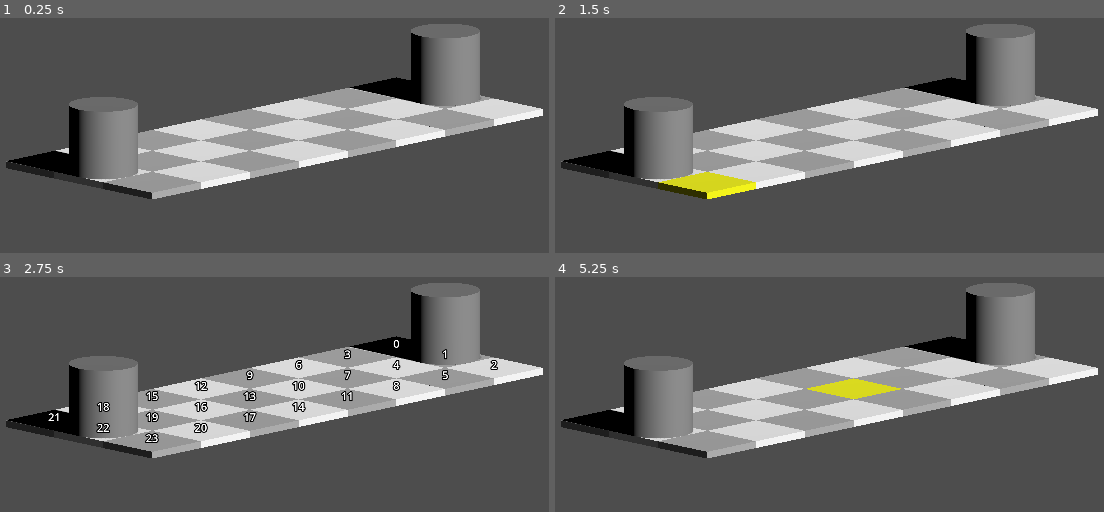
Above: before the commit, frames 1-4 (two rows, left to right).
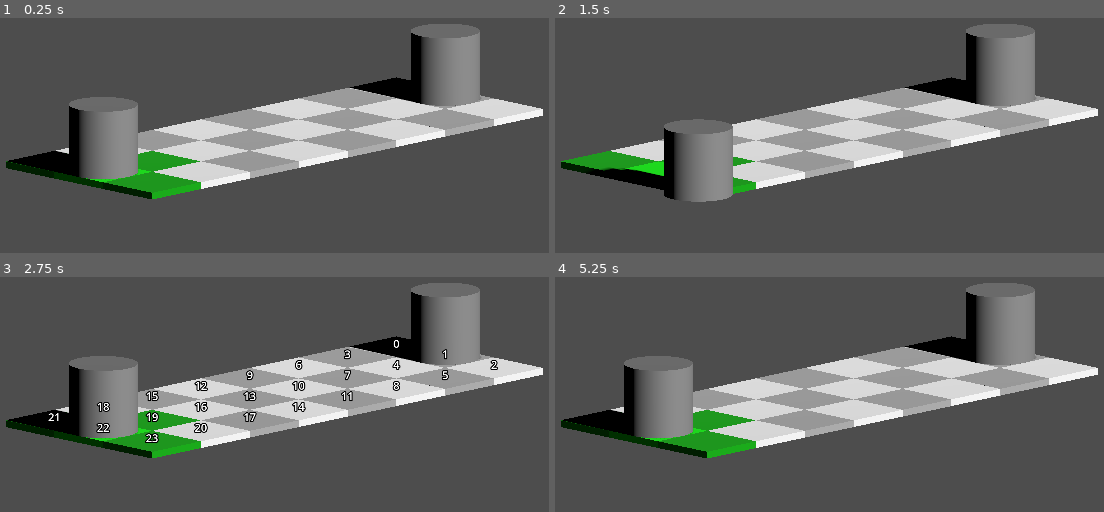
Above: after the commit, the same moments.

Repository: bejado/3d-platformer-tactics
Game: Godot game, scene res://main.tscn
Two runs of this game, one before a commit and one after it. Both use one fixed random seed, a clock stepped at 60 frames per second and the inputs below.
Inputs (mouse positions are in pixels of both pictures, inside the frame that each line leads up to):
- Up to frame 1 (0.25 s): no input
- Up to frame 2 (1.5 s): tap Enter at 0.5 s; move the mouse to (1005, 112) at 0.52 s; hold D 0.53-1.25 s; click (1005, 112) at 0.67 s; tap Space at 1.25 s; drag from (670, 156) to (791, 224) at 1.27 s
- Up to frame 3 (2.75 s): move the mouse to (356, 295) at 2.02 s; hold D from 2.03 s (still down); click (356, 295) at 2.17 s
- Up to frame 4 (5.25 s): release D at 2.75 s; tap Enter at 2.75, 4.25 s; drag from (791, 483) to (587, 326) at 2.77 s; tap Space at 3.5, 5 s; move the mouse to (1071, 460) at 3.52 s; click (1071, 460) at 3.67 s; drag from (587, 326) to (708, 281) at 4.27 s; move the mouse to (867, 394) at 5.02 s; click (867, 394) at 5.17 s

The runs differ from the first frame. In frame 1, 2.5% of the frame differs, in the area x 1-37%, y 56-78%; in frame 2, 7.5%, in the area x 1-37%, y 33-79%; in frame 3, 2.4%; in frame 4, 3.3%.

Commit message:
Add movement range

Diff:
--- a/Champion.gd
+++ b/Champion.gd
@@ -1,12 +1,17 @@
 extends MeshInstance3D
 
 @export var can_be_dragged: bool = true
+@export var cell_position: int = 0:
+	set(cp):
+		var col = cp % 3
+		var row = cp / 3
+		global_position = Vector3(-1 + col, 0.6, -3.5 + row)
+		cell_position = cp
 
 var is_dragging: bool = false
 var drag_offset: Vector3
 var original_position: Vector3
 var collision_body: StaticBody3D
-var cell_position: int = 22
 
 func _ready() -> void:
 	# Add to champion group for easy identification
--- a/GridSpawner.gd
+++ b/GridSpawner.gd
@@ -26,6 +26,63 @@
 
 var debug_labels: Array[Label3D] = []
 var currently_hovered_cell: StaticBody3D = null
+var grid_cells: Array[StaticBody3D] = []
+var cells_in_movement_range: Array[int] = []
+var is_showing_movement_range: bool = false
+
+func _cell_index_to_row_col(cell_index: int) -> Vector2i:
+	return Vector2i(cell_index / cols, cell_index % cols)
+
+func _row_col_to_cell_index(row: int, col: int) -> int:
+	return row * cols + col
+
+func _is_cell_in_bounds(row: int, col: int) -> bool:
+	return row >= 0 and row < rows and col >= 0 and col < cols
+
+func show_movement_range(cell_index: int) -> void:
+	hide_movement_range()
+
+	# Validate cell index
+	if cell_index < 0 or cell_index >= grid_cells.size():
+		print("Invalid cell index: ", cell_index)
+		return
+
+	# Set movement range mode
+	is_showing_movement_range = true
+
+	var rc = _cell_index_to_row_col(cell_index)
+
+	var cells = [
+		Vector2i(rc.x, rc.y),
+		Vector2i(rc.x + 1, rc.y),
+		Vector2i(rc.x - 1, rc.y),
+		Vector2i(rc.x, rc.y + 1),
+		Vector2i(rc.x, rc.y - 1)
+	]
+
+	for cell in cells:
+		if _is_cell_in_bounds(cell.x, cell.y):
+			var i = _row_col_to_cell_index(cell.x, cell.y)
+			cells_in_movement_range.append(i)
+
+			# Get the target cell
+			var target_cell = grid_cells[i]
+			var mesh_instance = target_cell.get_meta("mesh_instance")
+			var movement_material = target_cell.get_meta("movement_material")
+
+			# Apply movement range material
+			mesh_instance.material_override = movement_material
+
+func hide_movement_range() -> void:
+	# Clear movement range tracking
+	cells_in_movement_range.clear()
+	is_showing_movement_range = false
+
+	# Reset all cells to their original materials
+	for cell in grid_cells:
+		var mesh_instance = cell.get_meta("mesh_instance")
+		var original_material = cell.get_meta("original_material")
+		mesh_instance.material_override = original_material
 
 func _create_grid() -> void:
 	# Create one BoxMesh and share it across all children to save memory.
@@ -34,6 +91,7 @@
 
 	# Clear debug labels array
 	debug_labels.clear()
+	grid_cells.clear()
 
 	# Optional: clear previous children if you re-run this scene often
 	for child in get_children():
@@ -93,9 +151,29 @@
 			var hover_material := StandardMaterial3D.new()
 			hover_material.albedo_color = Color.YELLOW
 
+			# Create movement range material (green with checkerboard multiplier)
+			var movement_material := StandardMaterial3D.new()
+			if ((r + c) % 2) == 0:
+				# White cell - use full green
+				movement_material.albedo_color = Color.GREEN
+			else:
+				# Grey cell - use darker green (multiply with 0.7)
+				movement_material.albedo_color = Color(0, 0.7, 0)
+
+			# Create hover + movement range material (yellow on green)
+			var hover_movement_material := StandardMaterial3D.new()
+			if ((r + c) % 2) == 0:
+				# White cell - bright yellow on green
+				hover_movement_material.albedo_color = Color(1, 1, 0)  # Bright yellow
+			else:
+				# Grey cell - darker yellow on green
+				hover_movement_material.albedo_color = Color(0.7, 0.7, 0)  # Darker yellow
+
 			# Store materials as metadata for hover detection
 			static_body.set_meta("original_material", original_material)
 			static_body.set_meta("hover_material", hover_material)
+			static_body.set_meta("movement_material", movement_material)
+			static_body.set_meta("hover_movement_material", hover_movement_material)
 			static_body.set_meta("mesh_instance", mi)
 
 			# Connect mouse signals to StaticBody3D
@@ -106,6 +184,7 @@
 			static_body.set_meta("cell_index", i)
 
 			add_child(static_body)
+			grid_cells.append(static_body)
 			i += 1
 
 func _ready() -> void:
@@ -125,23 +204,56 @@
 			# If there's a currently hovered cell, emit the click signal
 			if currently_hovered_cell:
 				var cell_index = currently_hovered_cell.get_meta("cell_index")
-				cell_clicked.emit(cell_index)
+
+				# If showing movement range, only allow clicks on movement range cells
+				if is_showing_movement_range:
+					if cell_index in cells_in_movement_range:
+						cell_clicked.emit(cell_index)
+					else:
+						print("Can only select cells within movement range")
+				else:
+					# Normal mode - allow clicks on any cell
+					cell_clicked.emit(cell_index)
 
 func _on_mouse_entered(static_body: StaticBody3D) -> void:
+	# Get cell index to check if it's in movement range
+	var cell_index = static_body.get_meta("cell_index")
+
+	# If showing movement range, only allow hover on movement range cells
+	if is_showing_movement_range:
+		if cell_index not in cells_in_movement_range:
+			return  # Don't show hover for non-movement range cells
+
 	# Track the currently hovered cell
 	currently_hovered_cell = static_body
 
-	# Change to hover material when mouse enters
-	var hover_material = static_body.get_meta("hover_material")
 	var mesh_instance = static_body.get_meta("mesh_instance")
-	mesh_instance.material_override = hover_material
+
+	# Choose appropriate hover material based on movement range state
+	if cell_index in cells_in_movement_range:
+		# Cell is in movement range - use yellow hover on green
+		var hover_movement_material = static_body.get_meta("hover_movement_material")
+		mesh_instance.material_override = hover_movement_material
+	else:
+		# Cell is not in movement range - use normal yellow hover
+		var hover_material = static_body.get_meta("hover_material")
+		mesh_instance.material_override = hover_material
 
 func _on_mouse_exited(static_body: StaticBody3D) -> void:
 	# Clear the currently hovered cell if it's this one
 	if currently_hovered_cell == static_body:
 		currently_hovered_cell = null
 
-	# Revert to original material when mouse exits
-	var original_material = static_body.get_meta("original_material")
+	# Get cell index to check if it's in movement range
+	var cell_index = static_body.get_meta("cell_index")
 	var mesh_instance = static_body.get_meta("mesh_instance")
-	mesh_instance.material_override = original_material
+
+	# Revert to appropriate material based on movement range state
+	if cell_index in cells_in_movement_range:
+		# Cell is in movement range - revert to green movement material
+		var movement_material = static_body.get_meta("movement_material")
+		mesh_instance.material_override = movement_material
+	else:
+		# Cell is not in movement range - revert to original material
+		var original_material = static_body.get_meta("original_material")
+		mesh_instance.material_override = original_material
--- a/main.gd
+++ b/main.gd
@@ -15,6 +15,8 @@
 	self.current_player_id = player_id
 	for i in champions.size():
 		champions[i].can_be_dragged = i == player_id
+	grid.show_movement_range(champions[player_id].cell_position)
 
 func _on_cell_clicked(_cell_index: int) -> void:
+	champions[self.current_player_id].cell_position = _cell_index
 	Game.end_turn(self.current_player_id)
--- a/main.tscn
+++ b/main.tscn
@@ -37,6 +37,7 @@
 transform = Transform3D(1, 0, 0, 0, 1, 0, 0, 0, 1, 0, 0.6, 3.5)
 mesh = SubResource("CylinderMesh_ig7tw")
 script = ExtResource("2_0xm2m")
+cell_position = 22
 
 [node name="StaticBody3D" type="StaticBody3D" parent="Champion0"]
 
@@ -47,7 +48,7 @@
 transform = Transform3D(1, 0, 0, 0, 1, 0, 0, 0, 1, 0, 0.6, -3.5)
 mesh = SubResource("CylinderMesh_ig7tw")
 script = ExtResource("2_0xm2m")
-can_be_dragged = false
+cell_position = 1
 
 [node name="StaticBody3D" type="StaticBody3D" parent="Champion1"]
 
